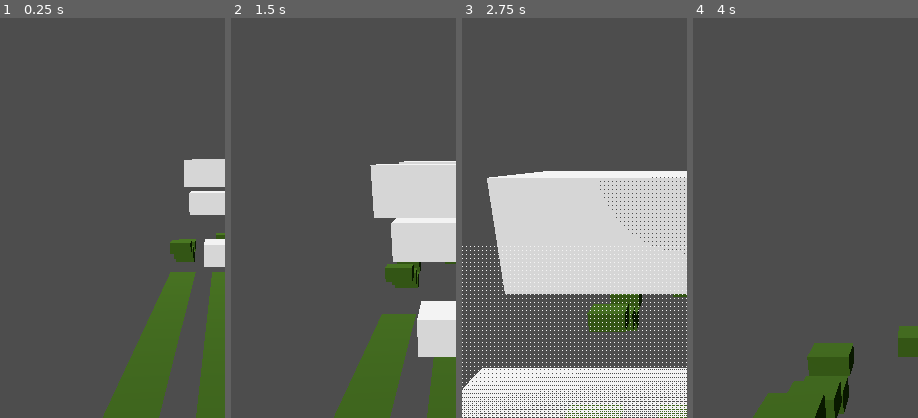
Above: before the commit, frames 1-4 (left to right).
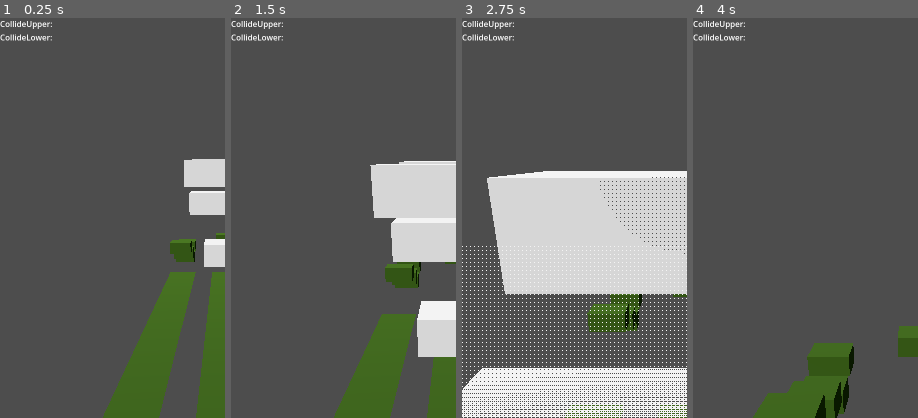
Above: after the commit, the same moments.

Repository: ythmxz/project-subway
Game: Godot game, scene res://Scenes/teste.tscn
Same seed, same stepped clock (60 frames per second), same inputs: the game is played once before the commit and once after it. The project has no main scene, so this scene is started directly.
Inputs:
- Up to frame 1 (0.25 s): no input
- Up to frame 2 (1.5 s): hold Right (ui_right) 0.53-1.28 s; hold Down (ui_down) from 1.28 s (still down)
- Up to frame 3 (2.75 s): release Down (ui_down) at 2.03 s; hold Right (ui_right) from 2.03 s (still down)
- Up to frame 4 (4 s): release Right (ui_right) at 2.78 s; hold Up (ui_up) 2.78-3.53 s; hold Left (ui_left) from 3.53 s (still down)
The pictures show only the part of the screen within x 0-50%, y 0-50%; the shares and areas given below are measured in that part.

The runs differ from the first frame. In frame 1, 0.4% of the frame differs, in the area x 0-24%, y 0-6%; in frame 2, 0.4%; in frame 3, 0.4%; in frame 4, 0.4%.

Commit message:
adicionando debug manager p/ labels

Diff:
--- a/Scenes/player.gd
+++ b/Scenes/player.gd
@@ -5,6 +5,42 @@
 var cur_lane := 0
 
 @onready var x_center := position.x
+
+@onready var lower_front_area: Area3D = $LowerFrontArea
+@onready var upper_front_area: Area3D = $UpperFrontArea
+
+@onready var debug_m: DebugM = Utils.get_at_root(self, ^"DebugM")
+var l_collide_up: DebugM.Entry = null
+var l_collide_lo: DebugM.Entry = null
+
+func _ready() -> void:
+	after_ready.call_deferred()
+
+func after_ready() -> void:
+	l_collide_up = debug_m.alloc("CollideUpper", self)
+	l_collide_lo = debug_m.alloc("CollideLower", self)
+
+	# pior código que eu escrevi faz um tempo...
+	var sensors := [lower_front_area, upper_front_area]
+	var labels := [l_collide_lo, l_collide_up]
+	var callbacks := [on_lower_front_collision, on_upper_front_collision]
+	for i in range(0, len(sensors)):
+		var s = sensors[i]
+		var l = labels[i]
+		var c = callbacks[i]
+
+		s.body_entered.connect(func(body: Node3D) -> void:
+			if body == self:
+				return
+			l.set_text("%s" % body)
+			c.call(body)
+		)
+
+		s.body_exited.connect(func(body: Node3D) -> void:
+			if body == self:
+				return
+			l.set_text("")
+		)
 
 func _physics_process(delta: float) -> void:
 	velocity.y -= 65 * delta
@@ -25,15 +61,8 @@
 
 	cur_lane = clampi(cur_lane, min_lane, max_lane)
 
+func on_lower_front_collision(body: Node3D) -> void:
+	pass
 
-func _on_lower_front_area_body_entered(body: Node3D) -> void:
-	if body == self:
-		return
-	print("LOWER FRONT")
-	print(body)
-
-func _on_upper_front_area_body_entered(body: Node3D) -> void:
-	if body == self:
-		return
-	print("UPPER FRONT")
-	print(body)
+func on_upper_front_collision(body: Node3D) -> void:
+	pass
--- a/Scenes/teste.tscn
+++ b/Scenes/teste.tscn
@@ -3,6 +3,7 @@
 [ext_resource type="Script" uid="uid://c1f3tlnpl16dd" path="res://Scenes/stage.gd" id="1_m4hkj"]
 [ext_resource type="PackedScene" uid="uid://bd7q8eduip0aw" path="res://Scenes/player.tscn" id="1_w2l1y"]
 [ext_resource type="PackedScene" uid="uid://ce6qyh4eb5nsr" path="res://Scenes/crap_block.tscn" id="2_h0r8t"]
+[ext_resource type="Script" uid="uid://bgj1hklwrbau" path="res://debug_m.gd" id="4_ati5v"]
 
 [sub_resource type="PlaneMesh" id="PlaneMesh_fk1rg"]
 
@@ -159,3 +160,12 @@
 
 [node name="DirectionalLight3D" type="DirectionalLight3D" parent="." unique_id=1696851979]
 transform = Transform3D(1, 0, 0, 0, 0.59148717, 0.80631435, 0, -0.80631435, 0.59148717, 0, 8.786674, 6.5201154)
+
+[node name="DebugM" type="Node" parent="." unique_id=1394692498]
+script = ExtResource("4_ati5v")
+
+[node name="UI" type="CanvasLayer" parent="." unique_id=1138531117]
+
+[node name="DebugLabels" type="HFlowContainer" parent="UI" unique_id=997244761]
+offset_right = 55.0
+offset_bottom = 50.0
--- /dev/null
+++ b/debug_m.gd
@@ -0,0 +1,32 @@
+class_name DebugM
+extends Node
+
+@onready var labels := Utils.get_at_root(self, ^"UI/DebugLabels")
+var entries: Array[Entry] = []
+
+class Entry:
+	var name: StringName
+	var label: Label
+
+	func set_text(val: String) -> void:
+		label.text = "{0}: {1}".format([name, val])
+
+	func on_exit() -> void:
+		label.queue_free()
+
+func alloc(name_: StringName, dep: Node) -> Entry:
+	if labels == null:
+		push_error("Could not find debug UI")
+		return null
+
+	var l := Label.new()
+	labels.add_child(l)
+
+	var e := Entry.new()
+	e.name = name_
+	e.label = l
+	e.set_text("")
+
+	dep.tree_exiting.connect(e.on_exit)
+	entries.append(e)
+	return e
--- /dev/null
+++ b/utils.gd
@@ -0,0 +1,4 @@
+class_name Utils
+
+static func get_at_root(ref: Node, p: NodePath = ^".") -> Node:
+	return ref.get_tree().current_scene.get_node(p)
Not shown, added: debug_m.gd.uid
Not shown, added: utils.gd.uid
